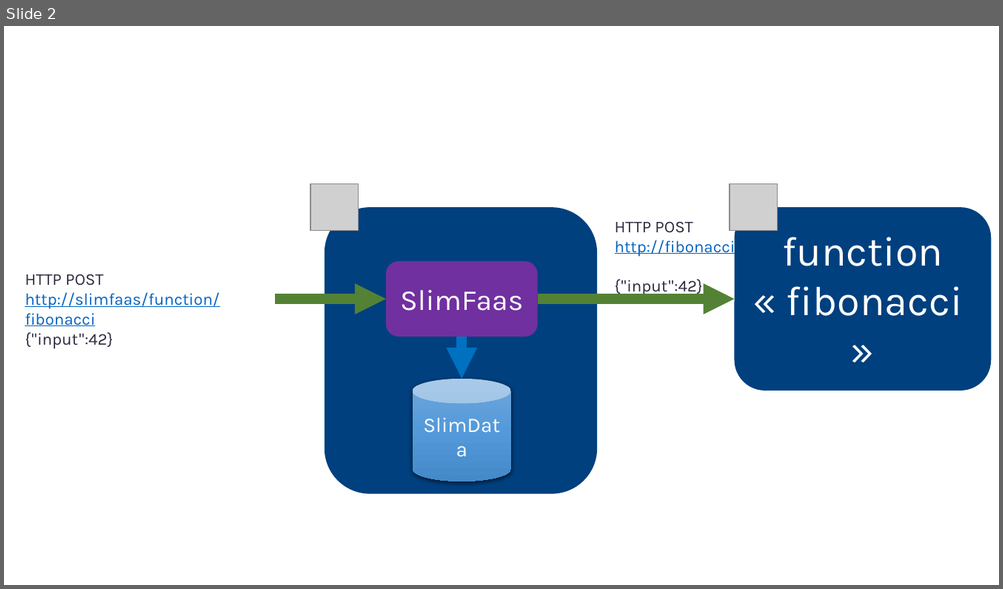
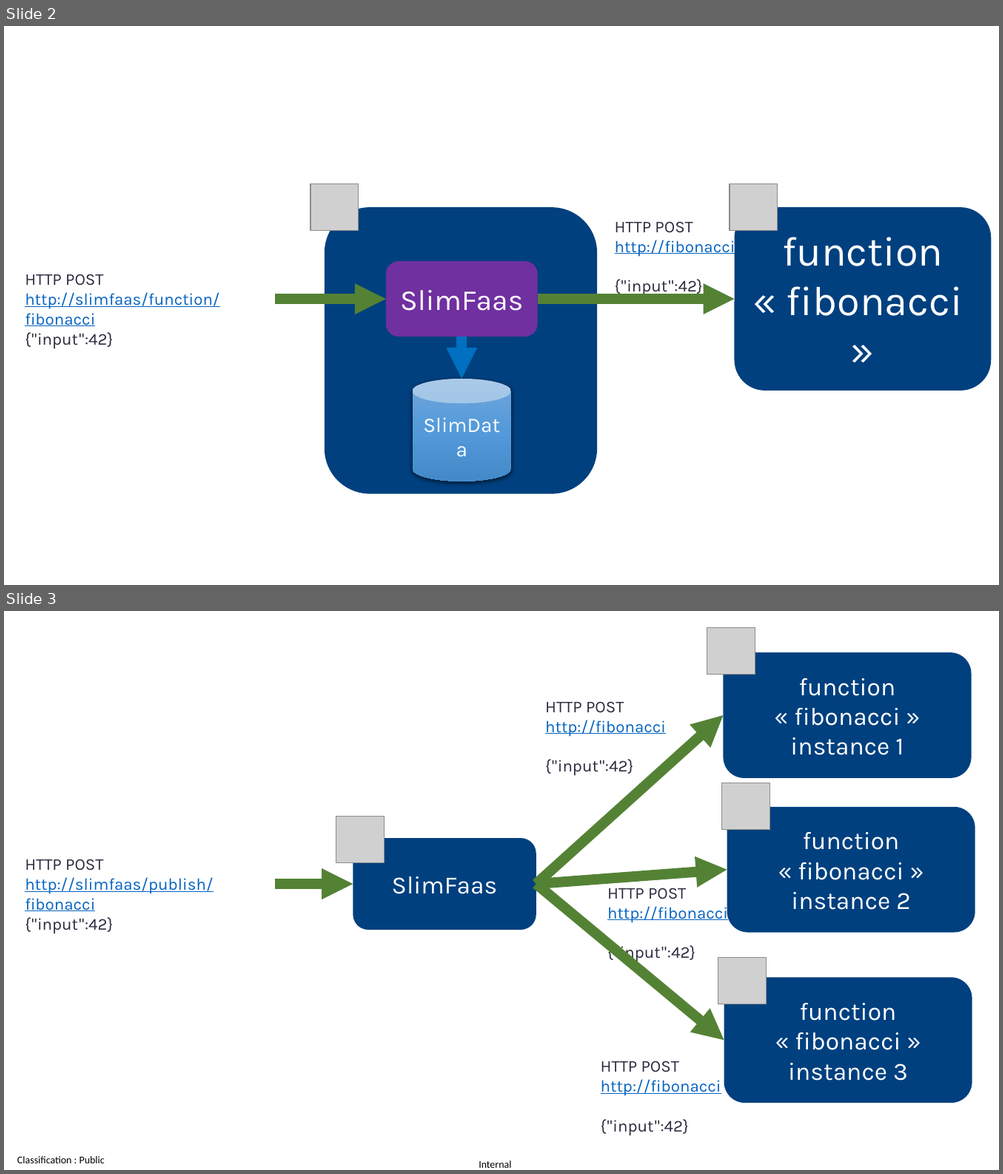
Before and after one commit to AxaFrance/SlimFaas, a slide deck: documentation/slimfaas.pptx. Shown one above the other, each under a label of ours: slide 2 before the commit, slides 2 and 3 after it. The pictures are 1003x589 and 1003x1174 pixels, drawn with LibreOffice and Linux fonts; fonts in the diff are those of the drawing; grey boxes stand for pictures. Boxes give left, top, right and bottom in pixels: in the first picture for what was removed or moved away, otherwise in the second. Text is boxed around its words. In the diff, an @@ line names an element or a change of style, - is before the commit and + after.

Commit message:
feat(slimfaas): publish sync mode to all pods

```diff
--- a/documentation/slimfaas.pptx
+++ b/documentation/slimfaas.pptx
@@ slide 3 added at [4,611,999,1170], background #FFFFFF @@
@@ picture added at [707,628,754,675] @@
@@ rounded rectangle added at [723,652,971,778], fill #003F7F, 24 pt, text #FFFFFF @@
+function « fibonacci » instance 1
@@ arrow added from (536, 884) to (723, 715), #548235 10 pt @@
@@ text added at [545,701,666,776], 16 pt, text #2D293E @@
+HTTP POST
+http://fibonacci
+{"input":42}
@@ picture added at [722,783,769,830] @@
@@ rounded rectangle added at [727,807,975,933], fill #003F7F, 24 pt, text #FFFFFF @@
+function « fibonacci » instance 2
@@ picture added at [336,816,384,863] @@
@@ rounded rectangle added at [353,839,537,931], fill #003F7F, 24 pt, text #FFFFFF @@
+SlimFaas
@@ text added at [25,859,213,934], 16 pt, text #0563C1, underline @@
+HTTP POST
+http://slimfaas/publish/fibonacci
+{"input":42}
@@ arrow added from (536, 884) to (727, 870), #548235 10 pt @@
@@ arrow added from (275, 884) to (353, 884), #548235 10 pt @@
@@ arrow added from (536, 884) to (724, 1041), #548235 10 pt @@
@@ text added at [607,883,728,963], 16 pt, text #2D293E @@
+HTTP POST
+http://fibonacci
+{"input":42}
@@ picture added at [718,958,765,1005] @@
@@ rounded rectangle added at [724,977,972,1102], fill #003F7F, 24 pt, text #FFFFFF @@
+function « fibonacci » instance 3
@@ text added at [600,1061,721,1136], 16 pt, text #2D293E @@
+HTTP POST
+http://fibonacci
+{"input":42}
@@ text added at [17,1156,105,1164], 10 pt, text #000000 @@
+Classification : Public
@@ text added at [478,1161,511,1168], 10 pt, text #000000 @@
+Internal
```
Also in this commit, not shown: 5 other files.
